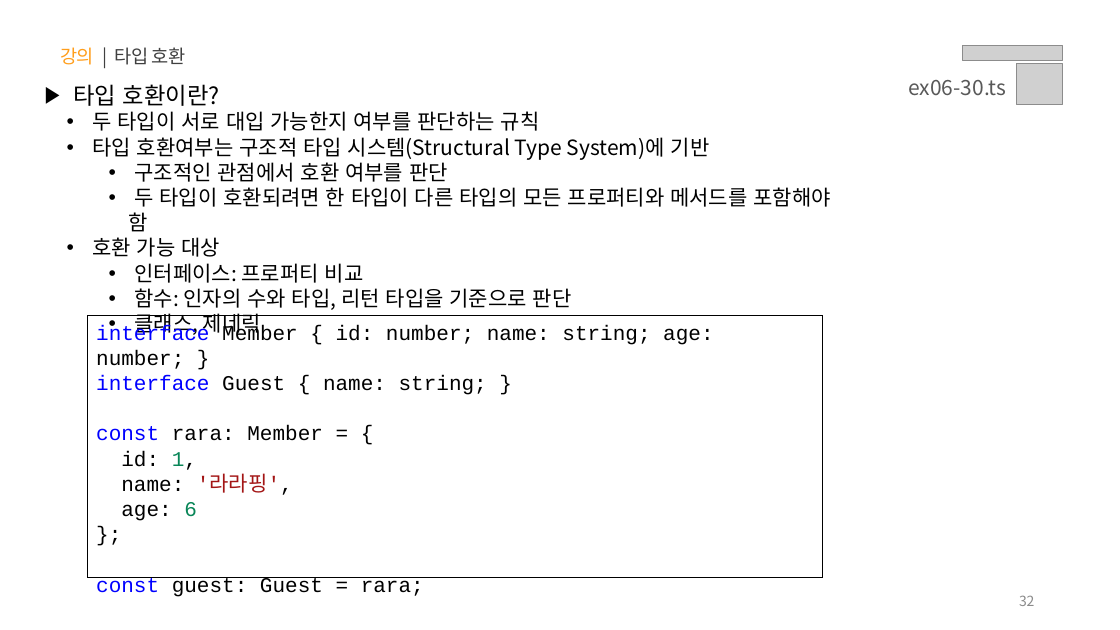
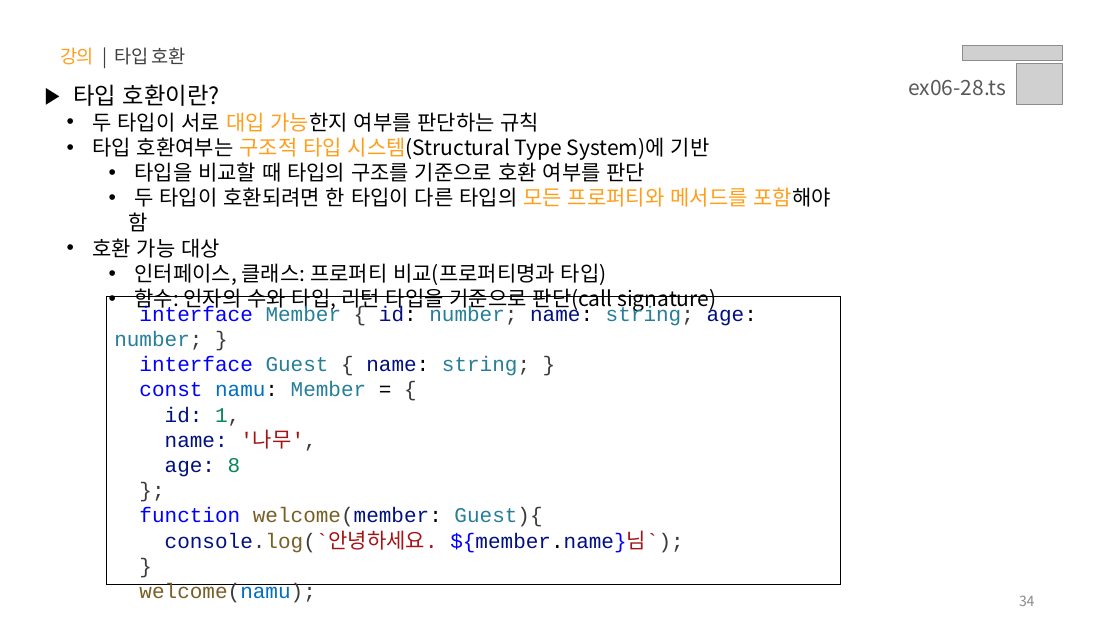
Before and after one commit to yebin-jeong/learn-js, a slide deck: slide 34 of PPT/06.자바스크립트 - 타입스크립트.pptx (slide 32 before the commit). Drawn at 1120x630 pixels with LibreOffice and Linux fonts; fonts in the diff are those of the drawing; grey boxes stand for pictures. Boxes give left, top, right and bottom in pixels: in the first picture for what was removed or moved away, otherwise in the second. Text is boxed around its words. In the diff, an @@ line names an element or a change of style, - is before the commit and + after.

```diff
--- a/PPT/06.자바스크립트 - 타입스크립트.pptx
+++ b/PPT/06.자바스크립트 - 타입스크립트.pptx
@@ text at bbox=[908, 80, 1006, 95]: text changed @@
-ex06-30.ts
+ex06-28.ts
@@ text at bbox=[92, 112, 831, 232]: text colour #000000 to #FF9E1B in "대입 가능한지", "구조적 타입 시스템(Structural", "모든 프로퍼티와 메서드를 포함해야" @@
@@ text at bbox=[134, 159, 646, 182]: text changed @@
-    • 구조적인 관점에서 호환 여부를 판단
+    • 타입을 비교할 때 타입의 구조를 기준으로 호환 여부를 판단
@@ text at bbox=[134, 263, 716, 311]: text changed @@
-    • 인터페이스: 프로퍼티 비교
-    • 함수: 인자의 수와 타입, 리턴 타입을 기준으로 판단
-    • 클래스, 제네릭
+    • 인터페이스, 클래스: 프로퍼티 비교(프로퍼티명과 타입)
+    • 함수: 인자의 수와 타입, 리턴 타입을 기준으로 판단(call signature)
@@ rectangle "interface Member { id: number; ...": place and size @@
-rectangle "interface Member { id: number; ..." at bbox=[88, 315, 823, 578]
+rectangle "interface Member { id: number; ..." at bbox=[106, 297, 840, 585]
@@ text in rectangle at bbox=[114, 306, 757, 426]: text colour #000000 to #267F99 in "Member number; string; number;"; text colour #000000 to #3B3B3B in "{ number; string; number; }", "1,"; text colour #000000 to #001080 in "id: name: age:", "id:" @@
@@ text in rectangle at bbox=[139, 356, 530, 397]: text changed; text colour #000000 to #267F99 @@
-interface Guest { name: string; }
-const rara: Member = {
+interface Guest { name: string; }
+const namu: Member = {
@@ text in rectangle at bbox=[139, 432, 684, 553]: text changed; text colour #000000 to #001080 @@
-name: '라라핑',
-age: 6
-};
-const guest: Guest = rara;
+name: '나무',
+age: 8
+};
+function welcome(member: Guest){
+console.log(`안녕하세요. ${member.name}님`);
+}
+welcome(namu);
@@ page number at bbox=[1019, 595, 1035, 606]: text changed @@
-32
+34
```
Also in this commit, not shown: 19 other slides changed, 3 slides added, 1 slide removed.
